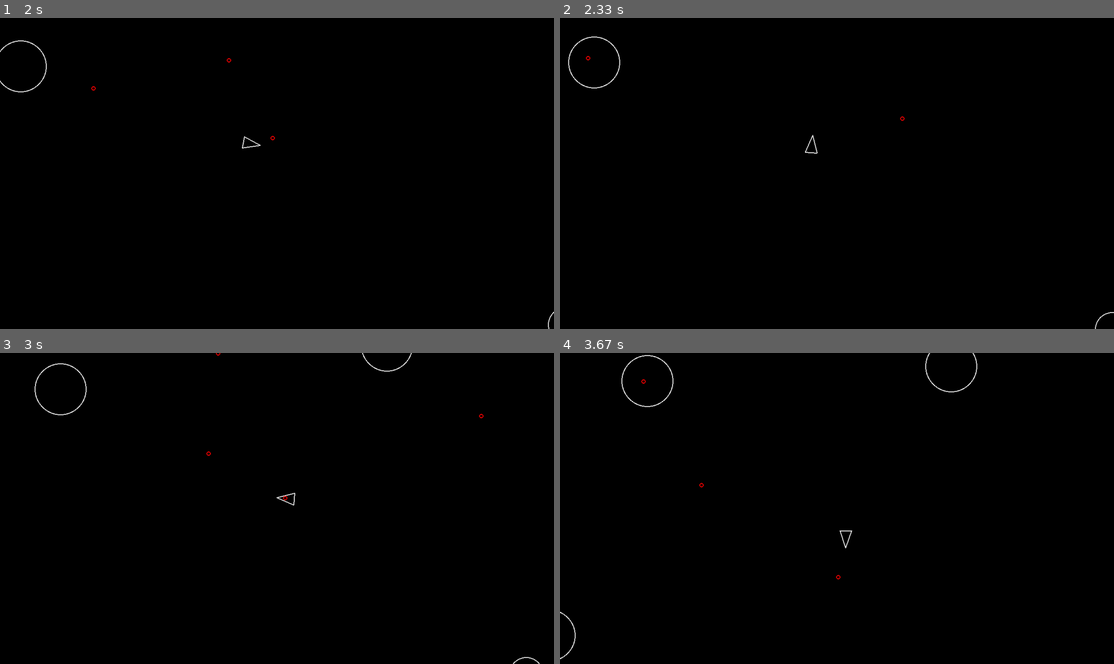
Above: before the commit, frames 1-4 (two rows, left to right).
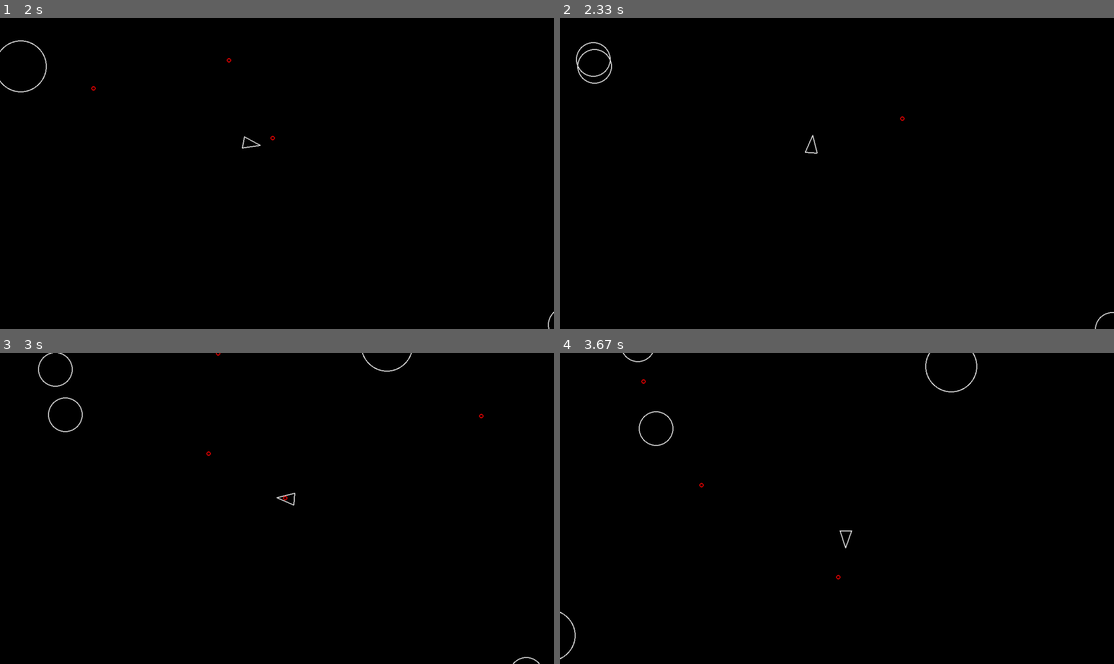
Above: after the commit, the same moments.

Repository: AndromeDIE/pygame-asteroids
Game: pygame game, started from main.py
Two runs of this game, one before a commit and one after it. Both use one fixed random seed, a clock stepped at 60 frames per second and the inputs below.
Inputs:
- Up to frame 1 (2 s): tap Space at 0.33, 0.73, 1.03, 1.23, 1.57, 1.87 s; hold D 0.67-1.13 s; hold W 1.17-1.47 s; hold D 1.5-1.97 s
- Up to frame 2 (2.33 s): hold A from 2 s (still down); tap Space at 2.07 s
- Up to frame 3 (3 s): tap Space at 2.37, 2.63, 2.97 s; release A at 2.53 s; hold S 2.57-2.87 s; hold A from 2.9 s (still down)
- Up to frame 4 (3.67 s): tap Space at 3.27, 3.4 s; release A at 3.3 s; hold W from 3.33 s (still down)

Frame 1 is identical in both runs. In frame 2, 0.3% of the frame differs, in the area x 1-11%, y 5-23%; in frame 3, 0.3%; in frame 4, 0.2%.

Commit message:
shots collide with asteroids and either make them split or disappear

Diff:
--- a/asteroid.py
+++ b/asteroid.py
@@ -1,6 +1,7 @@
 from circleshape import CircleShape
 import pygame
-from constants import LINE_WIDTH
+import random
+from constants import *
 
 class Asteroid(CircleShape):
     def __init__(self, x: float, y: float, radius: float) -> None:
@@ -11,3 +12,15 @@
 
     def update(self, dt: float) -> None:
         self.position += self.velocity * dt
+
+    def on_shot_hit(self):
+        orig_velocity = self.velocity
+        self.kill()
+        if self.radius <= ASTEROID_MIN_RADIUS:
+            return
+
+        rotate_factor = 1
+        for i in range(2):
+            new_asteroid = Asteroid(self.position.x, self.position.y, self.radius - ASTEROID_MIN_RADIUS)
+            new_asteroid.velocity = orig_velocity.rotate(random.uniform(20, 50) * rotate_factor) * 1.2
+            rotate_factor *= -1
--- a/main.py
+++ b/main.py
@@ -38,6 +38,11 @@
                 log_event("player_hit")
                 print("Game over!")
                 sys.exit()
+            for shot in shots:
+                if asteroid.collides_with(shot):
+                    log_event("asteroid_split")
+                    shot.kill()
+                    asteroid.on_shot_hit()
         pygame.display.flip()
         updatable.update(dt)
         dt = clock.tick(60) / 1000
